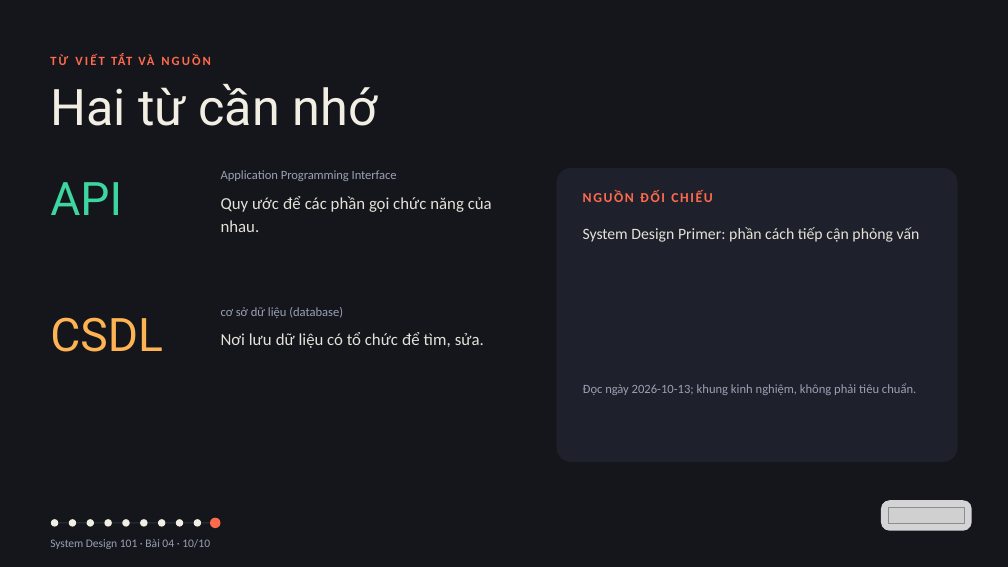
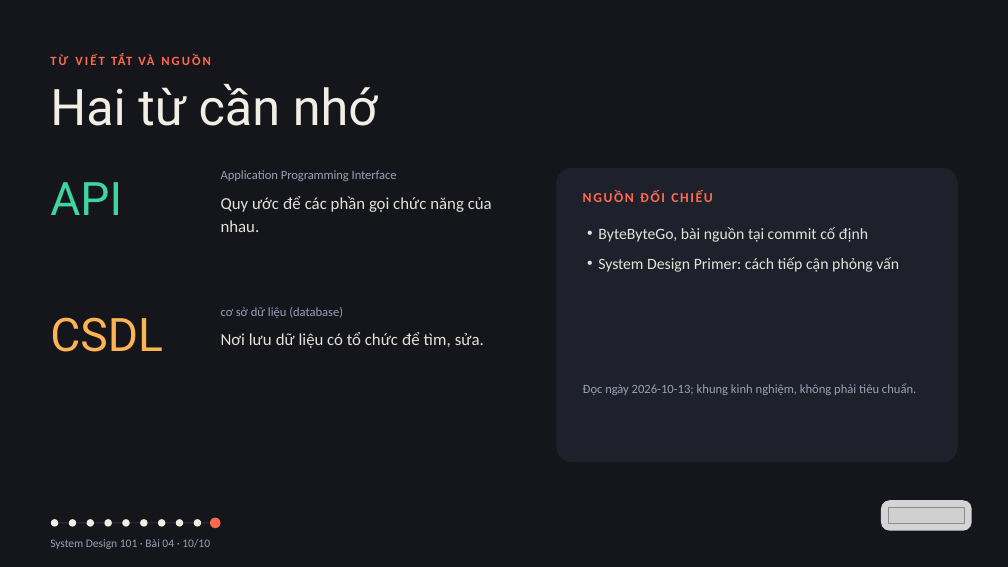
Before and after one commit to vohoailinh90/tool-marketing-studio, a slide deck: slide 10 of system-design-101/vi/lessons/sd-05-004/slides/sd-05-004.pptx. Drawn at 1008x567 pixels with LibreOffice and Linux fonts; fonts in the diff are those of the drawing; grey boxes stand for pictures. Boxes give left, top, right and bottom in pixels: in the first picture for what was removed or moved away, otherwise in the second. Text is boxed around its words. In the diff, an @@ line names an element or a change of style, - is before the commit and + after.

```diff
--- a/system-design-101/vi/lessons/sd-05-004/slides/sd-05-004.pptx
+++ b/system-design-101/vi/lessons/sd-05-004/slides/sd-05-004.pptx
@@ text at box(598, 227, 899, 272): text changed @@
-System Design Primer: phần cách tiếp cận phỏng vấn
+• ByteByteGo, bài nguồn tại commit cố định
+• System Design Primer: cách tiếp cận phỏng vấn
```
Also in this commit, not shown: 1 other file.
